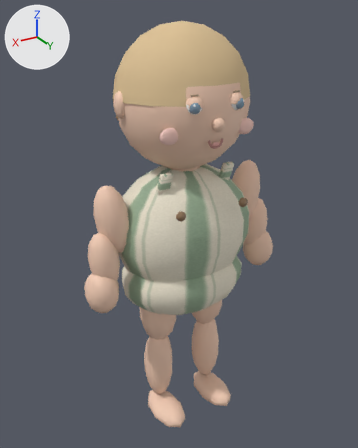
Before and after pictures for a commit that changed the glTF model assets/baby/grey.glb.
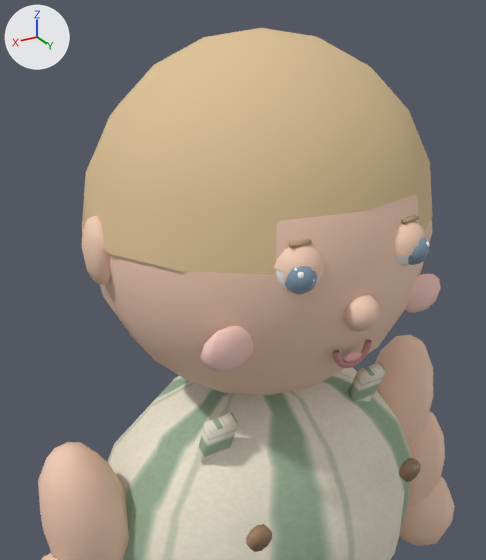
There are two pictures of each version: one whole from a 50 mm lens placed at (0.421, 0.689, 0.742), pointed at (0.0, -0.012, 0.391), one close up from a 50 mm lens placed at (0.222, 0.346, 0.748), pointed at (0.048, 0.056, 0.603). Arrows for +X, +Y and +Z are at upper left; the lights stay in place. The older version's two pictures come first. Vertices at exactly the same position are counted once.

Objects in the first close-up: 'Baby', 'Eye_L', 'Eye_R'.
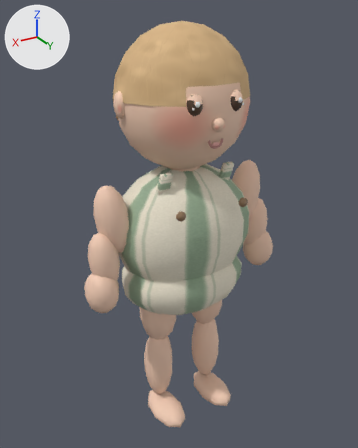
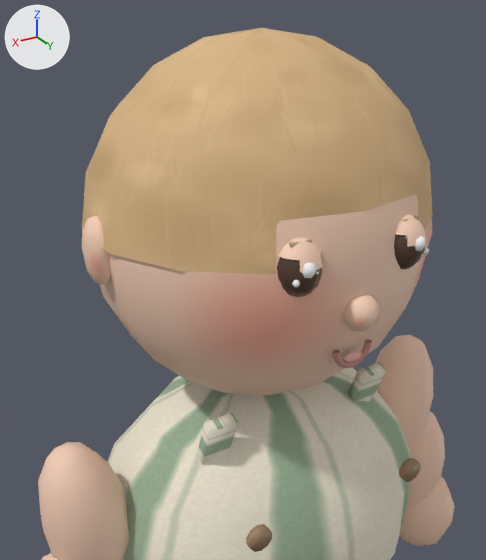
Changed parts and their boxes [x1, y1, x2, y2] in the close-ups (486 x 560 px):
'Baby', surface changed, reshaped: [38, 28, 455, 560] in both
'Eye_R', reshaped (8% narrower, 20% taller): before [274, 244, 324, 294]; after [277, 237, 323, 297]
'Eye_L', reshaped (24% taller): before [393, 221, 430, 266]; after [394, 214, 429, 270]
part 1 of me_sphere, deleted: before [200, 326, 253, 372]
part 2 of me_sphere, deleted: before [405, 274, 441, 313]
part 3 of me_sphere, recoloured: [85, 212, 432, 371] in both
part 4 of me_sphere_022, added (brown): after [394, 234, 424, 270]
part 5 of me_sphere_022, added: after [415, 236, 426, 251]
part 6 of me_sphere_022, rebuilt (mostly hidden before): before [395, 255, 410, 266]; after [395, 214, 427, 247]
part 7 of me_sphere_022, deleted: before [408, 237, 430, 265]
part 8 of me_sphere_022, deleted (beige): before [393, 221, 426, 256]
part 9 of me_sphere_027, added (brown): after [277, 255, 323, 297]
part 10 of me_sphere_027, added: after [302, 262, 317, 278]
part 11 of me_sphere_027, added: after [292, 280, 300, 287]
part 12 of me_sphere_027, rebuilt (mostly hidden before): before [276, 269, 320, 293]; after [278, 237, 323, 272]
part 13 of me_sphere_027, deleted: before [285, 266, 317, 294]
part 14 of me_sphere_027, deleted (beige): before [274, 244, 324, 281]

The change, as a diff of the scene's bpy script:
```diff
--- a/assets/baby/grey.glb.py
+++ b/assets/baby/grey.glb.py
@@ mat_hair_blonde @@
 mat_hair_blonde = principled_material('Hair_Blonde')
-mat_hair_blonde.base_color = (0.73, 0.54, 0.3)  # beige #dec295
+mat_hair_blonde.texture = img_hairpaint
 mat_hair_blonde.roughness = 0.8
@@ mat_skin_face @@
+mat_skin_face = principled_material('Skin_Face')
+mat_skin_face.texture = img_facepaint
+mat_skin_face.roughness = 0.6
@@ me_sphere @@
-me_sphere.from_pydata(...)  # 1522 vertices, 2898 faces; spans x -0.192..0.192, y -0.107..0.109, z 0.006..0.728
+me_sphere.from_pydata(...)  # 1438 vertices, 2738 faces; spans x -0.192..0.192, y -0.107..0.109, z 0.006..0.728
+# me_sphere part 1: the loose piece of 42 vertices spanning x 0.051..0.086, y 0.07..0.081, z 0.562..0.588 is deleted
+# me_sphere part 2: the loose piece of 42 vertices spanning x -0.086..-0.051, y 0.07..0.081, z 0.562..0.588 is deleted
+# me_sphere part 3: 492 faces spanning x -0.117..0.117, y -0.101..0.109, z 0.5..0.717 switch from mat_skin (beige #f5ceb6) to mat_skin_face (picture img_facepaint)
 me_sphere.materials.append(mat_romper_stripes)
 me_sphere.materials.append(mat_button_brown)
-me_sphere.materials.append(mat_rosy_cheek)  # pink #f9cec4
 me_sphere.materials.append(mat_mouth)
@@ me_sphere_022 @@
-me_sphere_022.from_pydata(...)  # 286 vertices, 540 faces; spans x -0.0145..0.0145, y -0.0145..0.0169, z -0.014..0.0148
-me_sphere_022.materials.append(mat_eye_white)  # white #fcfaf8
-me_sphere_022.materials.append(mat_iris)  # greyish blue #8199ad
-me_sphere_022.materials.append(mat_pupil)  # black #272727
+me_sphere_022.from_pydata(...)  # 178 vertices, 328 faces; spans x -0.0134..0.0134, y -0.0145..0.017, z -0.0162..0.0173
+# me_sphere_022 part 4: a new loose piece, a UV sphere (12 segments, 9 rings, poles along z) spanning x -0.0134..0.0134, y -0.0145..0.0145, z -0.0162..0.0162, in mat_eye_dark (brown #553f30)
+# me_sphere_022 part 5: a new loose piece, a UV sphere (6 segments, 4 rings, poles along z) spanning x -0.0056..0.0025, y 0.0077..0.017, z -0.0016..0.0078, in mat_eye_highlight (white #ffffff)
+# me_sphere_022 part 6: the loose piece of 98 vertices spanning x -0.0138..0.0138, y -0.0138..0.0138, z -0.014..0.014 is rebuilt with 40 vertices and now spans x -0.0125..0.0125, y -0.0136..0.0155, z 0.003..0.0173, in mat_skin (beige #f5ceb6)
+# me_sphere_022 part 7: the loose piece of 72 vertices spanning x -0.0116..0.0055, y -0.0011..0.0169, z -0.011..0.007 is deleted
+# me_sphere_022 part 8: the loose piece of 54 vertices spanning x -0.0145..0.0145, y -0.0145..0.0145, z -0.0026..0.0148 is deleted
+# other edits to the shape of me_sphere_022 do not show in these pictures
 me_sphere_022.materials.append(mat_eye_highlight)
 me_sphere_022.materials.append(mat_skin)
+me_sphere_022.materials.append(mat_eye_dark)  # brown #553f30
@@ me_sphere_027 @@
-me_sphere_027.from_pydata(...)  # 286 vertices, 540 faces; spans x -0.0145..0.0145, y -0.0145..0.0169, z -0.014..0.0148
-me_sphere_027.materials.append(mat_eye_white)  # white #fcfaf8
-me_sphere_027.materials.append(mat_iris)  # greyish blue #8199ad
-me_sphere_027.materials.append(mat_pupil)  # black #272727
+me_sphere_027.from_pydata(...)  # 178 vertices, 328 faces; spans x -0.0134..0.0134, y -0.0145..0.017, z -0.0162..0.0173
+# me_sphere_027 part 9: a new loose piece, a UV sphere (12 segments, 9 rings, poles along z) spanning x -0.0134..0.0134, y -0.0145..0.0145, z -0.0162..0.0162, in mat_eye_dark (brown #553f30)
+# me_sphere_027 part 10: a new loose piece, a UV sphere (6 segments, 4 rings, poles along z) spanning x -0.0025..0.0056, y 0.0077..0.017, z -0.0016..0.0078, in mat_eye_highlight (white #ffffff)
+# me_sphere_027 part 11: a new loose piece, a UV sphere (6 segments, 4 rings, poles along z) spanning x 0.0066..0.0101, y 0.0103..0.0143, z -0.005..-0.001, in mat_eye_highlight (white #ffffff)
+# me_sphere_027 part 12: the loose piece of 98 vertices spanning x -0.0138..0.0138, y -0.0138..0.0138, z -0.014..0.014 is rebuilt with 40 vertices and now spans x -0.0125..0.0125, y -0.0136..0.0155, z 0.003..0.0173, in mat_skin (beige #f5ceb6)
+# me_sphere_027 part 13: the loose piece of 72 vertices spanning x -0.0055..0.0116, y -0.0011..0.0169, z -0.011..0.007 is deleted
+# me_sphere_027 part 14: the loose piece of 54 vertices spanning x -0.0145..0.0145, y -0.0145..0.0145, z -0.0026..0.0148 is deleted
+# other edits to the shape of me_sphere_027 do not show in these pictures
 me_sphere_027.materials.append(mat_eye_highlight)
 me_sphere_027.materials.append(mat_skin)
+me_sphere_027.materials.append(mat_eye_dark)  # brown #553f30
```
